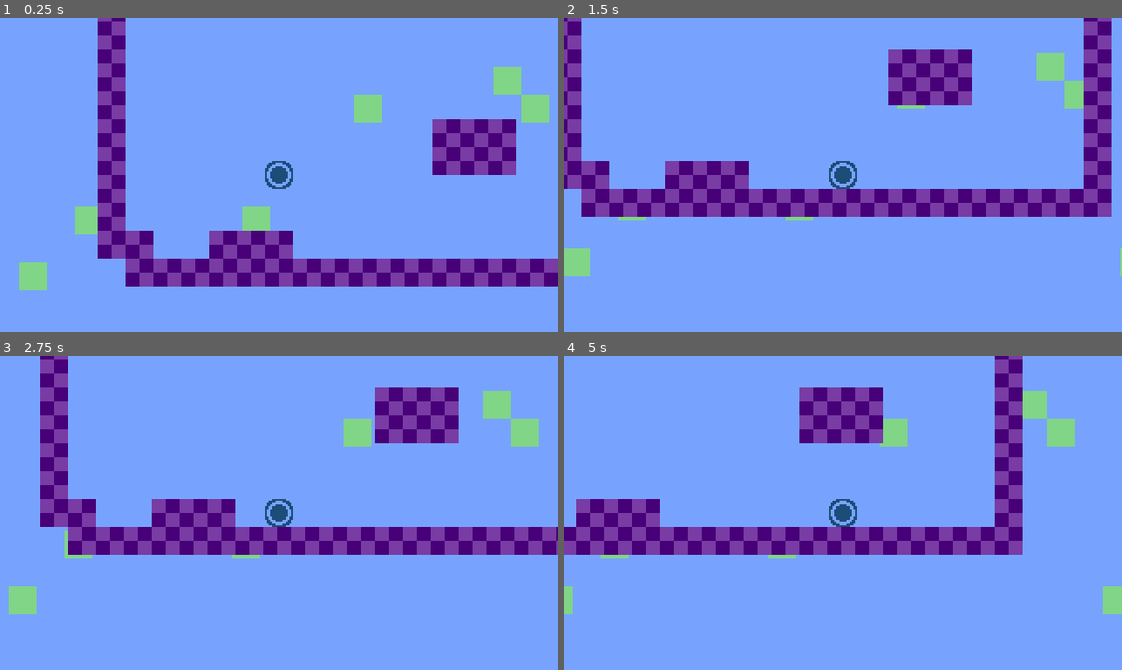
Above: before the commit, frames 1-4 (two rows, left to right).
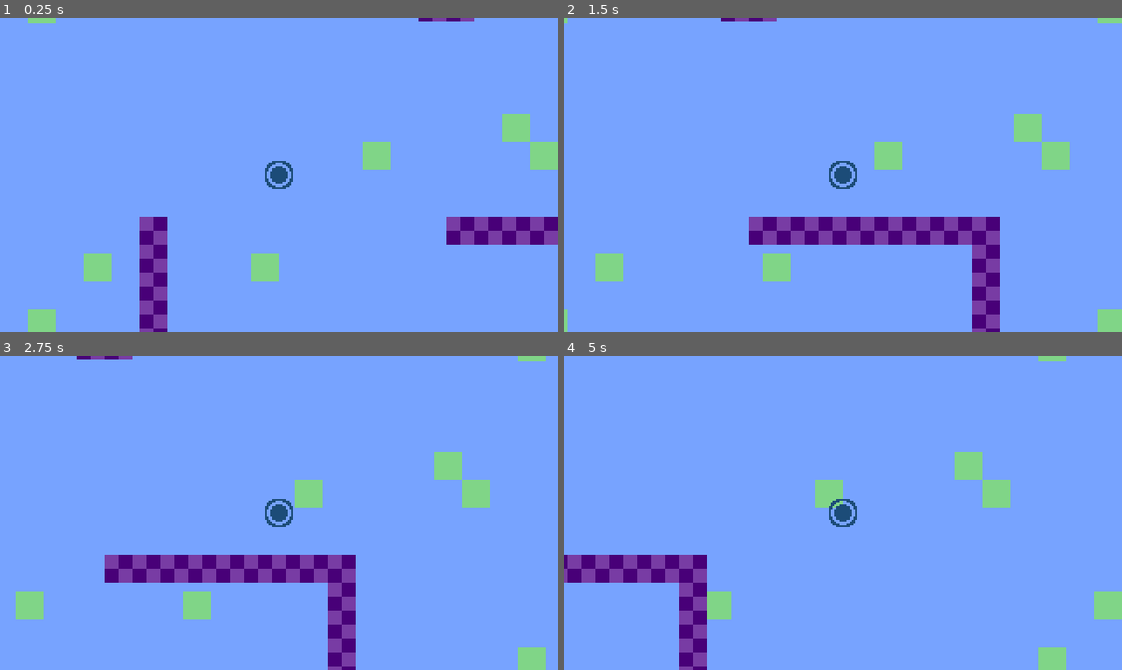
Above: after the commit, the same moments.

Repository: JesusRoberto64/club-creacion-de-vg
Game: Godot game, scene res://Escenas/Juguete_1/main.tscn
Same seed, same stepped clock (60 frames per second), same inputs: the game is played once before the commit and once after it.
Inputs:
- Up to frame 1 (0.25 s): no input
- Up to frame 2 (1.5 s): tap Enter (ui_accept) at 0.5, 0.77, 1.07 s; hold Shift (sprint) 0.53-1.28 s; hold Right (ui_right) from 0.53 s (still down); tap Space (fly) at 0.6 s; tap Shift (sprint) at 1.35 s
- Up to frame 3 (2.75 s): tap Enter (ui_accept) at 1.52, 1.55, 1.82 s; release Right (ui_right) at 2.03 s; hold Left (ui_left) from 2.03 s (still down); hold Enter (ui_accept) from 2.03 s (still down); tap Space (fly) at 2.3 s
- Up to frame 4 (5 s): release Left (ui_left) at 2.78 s; release Enter (ui_accept) at 2.78 s; hold Right (ui_right) 2.78-4.28 s; tap Space (fly) at 2.85, 4.35 s; tap Enter (ui_accept) at 3.02, 3.32, 3.77, 3.8, 4.07, 4.52, 4.82 s; tap Shift (sprint) at 3.05 s; hold Shift (sprint) 3.53-4.28 s; hold Left (ui_left) from 4.28 s (still down)

The runs differ from the first frame. In frame 1, 22% of the frame differs, in the area x 3-100%, y 0-100%; in frame 2, 27%, in the area x 0-100%, y 0-100%; in frame 3, 24%; in frame 4, 21%.

Commit message:
new system

Diff:
--- a/Escenas/Juguete_1/main.tscn
+++ b/Escenas/Juguete_1/main.tscn
@@ -6,6 +6,7 @@
 [ext_resource type="Texture2D" uid="uid://5eaheip2q6bn" path="res://Recursos/Img/general/brick.png" id="2_utdaw"]
 [ext_resource type="Texture2D" uid="uid://bf3rohvc2xssl" path="res://Recursos/Img/general/anim_map.png" id="4_58squ"]
 [ext_resource type="Texture2D" uid="uid://bk1wls07p2blm" path="res://Recursos/Img/general/SKY_180x320.png" id="5_ey4bn"]
+[ext_resource type="Script" path="res://Escenas/Juguete_1/velocityCurve.gd" id="5_xt0fv"]
 
 [sub_resource type="TileSetAtlasSource" id="TileSetAtlasSource_n8a72"]
 texture = ExtResource("1_xj2yi")
@@ -30,12 +31,20 @@
 sources/0 = SubResource("TileSetAtlasSource_n8a72")
 sources/1 = SubResource("TileSetAtlasSource_gn41f")
 
-[sub_resource type="Curve" id="Curve_px5ei"]
-_data = [Vector2(0, 0), 0.0, 0.45098, 0, 0, Vector2(1, 1), 2.45409, 0.0, 0, 0]
+[sub_resource type="Curve" id="Curve_bnnei"]
+_data = [Vector2(0, 0), 0.0, 1.0, 0, 0, Vector2(1, 1), 1.0, 0.0, 1, 0]
 point_count = 2
 
-[sub_resource type="Curve" id="Curve_m8e02"]
-_data = [Vector2(0, 1), 0.0, -1.0, 0, 1, Vector2(1, 0), -1.0, 0.0, 1, 0]
+[sub_resource type="Curve" id="Curve_6fdae"]
+_data = [Vector2(0, 1), 0.0, 0.0, 0, 0, Vector2(1, 0), 0.0, 0.0, 0, 0]
+point_count = 2
+
+[sub_resource type="Curve" id="Curve_cyomj"]
+_data = [Vector2(0.0198676, 0), 0.0, 0.456318, 0, 0, Vector2(1, 1), 1.48155, 0.0, 0, 0]
+point_count = 2
+
+[sub_resource type="Curve" id="Curve_tpsim"]
+_data = [Vector2(0, 1), 0.0, 0.0, 0, 0, Vector2(1, 0), 0.0, 0.0, 0, 0]
 point_count = 2
 
 [sub_resource type="RectangleShape2D" id="RectangleShape2D_4thnc"]
@@ -49,11 +58,23 @@
 tile_set = SubResource("TileSet_k6rgr")
 
 [node name="player" type="CharacterBody2D" parent="."]
-position = Vector2(104, 96)
+position = Vector2(80, -24)
 script = ExtResource("1_k0ywn")
-maxVel = 160.0
-start_curve = SubResource("Curve_px5ei")
-end_curve = SubResource("Curve_m8e02")
+metadata/_edit_group_ = true
+
+[node name="Walk" type="Node" parent="player"]
+script = ExtResource("5_xt0fv")
+attack_curve = SubResource("Curve_bnnei")
+releace_curve = SubResource("Curve_6fdae")
+attack_duration = 0.25
+releace_duration = 0.5
+
+[node name="Sprint" type="Node" parent="player"]
+script = ExtResource("5_xt0fv")
+attack_curve = SubResource("Curve_cyomj")
+releace_curve = SubResource("Curve_tpsim")
+attack_duration = 0.5
+releace_duration = 2.0
 
 [node name="CollisionShape2D" type="CollisionShape2D" parent="player"]
 shape = SubResource("RectangleShape2D_4thnc")
@@ -75,6 +96,8 @@
 [node name="ParallaxLayer" type="ParallaxLayer" parent="CanvasLayer/ParallaxBackground"]
 motion_scale = Vector2(0.1, 0.1)
 motion_mirroring = Vector2(320, 180)
+metadata/_edit_group_ = true
+metadata/_edit_lock_ = true
 
 [node name="Sprite2D" type="Sprite2D" parent="CanvasLayer/ParallaxBackground/ParallaxLayer"]
 texture = ExtResource("5_ey4bn")
--- a/Escenas/Juguete_1/player.gd
+++ b/Escenas/Juguete_1/player.gd
@@ -1,200 +1,37 @@
 extends CharacterBody2D
 
-enum STATE { WALK, FLY, STARTJUMP, JUMPING, FALLING }
-var state = STATE.WALK
+@onready var walk_curve = $Walk
+@onready var sprint_curve = $Sprint
+var max_vel = 100
 
-var maxJumpAir = 1
-var canFly = true
-
-var direction : Vector2 = Vector2.ZERO
-var lastDirection : Vector2 = Vector2.RIGHT
-
-#Gavity mode
-var yVelocity = 0.0 #velocidad del personaje
-var gravity = 8.2 #Gravedad normal
-var jumpGravity = 4.1 #Gravedad durante el salto
-var jumpForce = -150.0 #Fuerza inicial del salto
-var downForce = 0.0 #Fuerza adicional del salto
-
-var baseMaxVel
-@export var maxVel = 130.0
-@export_range(0, 100, 0.1) var sprint : float = 35
-
-@export var start_curve : Curve = null
-@export var end_curve : Curve = null
-
-#Attack decay sustain realeace
+var sprint = 0.0
+var max_sprint = 100
 var accel = 0.0
-var curveValue = 0.0
-
-#Sprite controller
-@onready var spr = $Sprite2D
-var totalAnimSprites = 4
-var animDelay = 1.0
-var animTimer = 0.0
-
-#Collisions specs
-var wallNormal = 0.0
-var cielNormal = 0.0
-
-func _ready() -> void:
-	baseMaxVel = maxVel
-
-# Called every frame. 'delta' is the elapsed time since the previous frame.
-func _process(delta: float) -> void:
-	if direction.length() <= 0.0 or (state != STATE.FALLING and state != STATE.FLY and direction.x == 0):
-		curveValue -= delta
-		curveValue = clamp(curveValue, end_curve.min_value, end_curve.max_value)
-
-		# Invertir el valor para la curva end
-		var inverted_value = end_curve.max_value - (curveValue - end_curve.min_value)
-
-		accel = end_curve.sample(inverted_value)
-	else:
-		curveValue += delta
-		curveValue = clamp(curveValue, start_curve.min_value, start_curve.max_value)
-		accel = start_curve.sample(curveValue)
-		lastDirection = direction
-	anim_sprites(delta)
+var direction = 1
 
 func _physics_process(delta: float) -> void:
-	direction = Vector2.ZERO
-	if Input.is_action_pressed("ui_right"):
-		direction.x = 1
-		spr.scale.x = 1
-	if Input.is_action_pressed("ui_left"):
-		direction.x = -1
-		spr.scale.x = -1
+	var dir = int(Input.is_action_pressed("ui_right")) - int(Input.is_action_pressed("ui_left"))
+
+	if dir != 0:
+		accel = walk_curve.get_attack(delta)
+
+		if direction != dir:
+			walk_curve.reset_curve()
+			sprint_curve.reset_curve()
+
+		direction = dir
+	else:
+		accel = walk_curve.get_releace(delta)
 
 
-	#este es el sitema que se mueve en eje y
-	if state == STATE.FLY:
-		if Input.is_action_pressed("ui_down"):
-			direction.y = 1
-		if Input.is_action_pressed("ui_up"):
-			direction.y = -1
-
-		if Input.is_action_just_pressed("ui_down") and Input.is_action_pressed("ui_accept"):
-			direction.y = 1
-			yVelocity = 0.0
-			state = STATE.FALLING
-			show_sprite_state()
-	else:
-		direction.y = 1 #Gravity direction
-		if Input.is_action_pressed("jump") and state == STATE.STARTJUMP:
-			state = STATE.JUMPING
-		if Input.is_action_just_released("jump") and state == STATE.JUMPING:
-			state = STATE.FALLING
-		if Input.is_action_just_pressed("jump") and state == STATE.WALK and state != STATE.FALLING:
-			state = STATE.STARTJUMP
-		elif Input.is_action_just_pressed("fly") and (state == STATE.JUMPING or state == STATE.FALLING) and canFly:
-			canFly = false
-			state = STATE.FLY
-			show_sprite_state()
 
 	if Input.is_action_pressed("sprint"):
-		maxVel = baseMaxVel * (1 + sprint * 0.01)
+		sprint = sprint_curve.get_attack(delta) * max_sprint
 	else:
-		maxVel = baseMaxVel
+		sprint = sprint_curve.get_releace(delta) * max_sprint
 
-	if state == STATE.FLY:
-		if (is_on_floor() and direction.y > 0) or (is_on_ceiling() and direction.y < 0):
-			lastDirection.y = 0
-		if (direction.x > 0 and get_wall_adjusment() < 0) or (direction.x < 0 and get_wall_adjusment() > 0):
-			lastDirection.x = 0
-		velocity = lastDirection.normalized() * (accel*maxVel) * delta
-		move_and_slide()
-		move_and_collide(velocity)
-	else:
-		#La lógica de caida
-		if state == STATE.STARTJUMP:
-			yVelocity = jumpForce - jump_impulse()
-		elif state == STATE.JUMPING:
-			yVelocity += jumpGravity
-		else:
-			yVelocity += gravity
-			yVelocity = clamp(yVelocity, 0.0, 1200)
-
-		#No sprint falling or jumping
-		if state != STATE.WALK:
-			maxVel = baseMaxVel
-
-		#Tomar el normal de la pared para no quedarse pegado en ella.
-		if wallNormal != 0.0 and direction.x != 0.0:
-			lastDirection.x = 0.0
-
-		#No pegarse al techo
-		if cielNormal == 1:
-			lastDirection.y = 0.0
-			pass
-
-		velocity.x = lastDirection.x * (accel*maxVel) * delta
-		velocity.y = lastDirection.y * yVelocity * delta
-
-		var move = move_and_collide(velocity)
-
-		if get_normal_coll(move).y == -1: #in the floor
-			canFly = true
-			state = STATE.WALK
-			yVelocity = 0.0
-			show_sprite_state()
-		else:
-			if state == STATE.JUMPING or state == STATE.STARTJUMP:
-				if velocity.y > 0:
-					state = STATE.FALLING
-			else:
-				state = STATE.FALLING
-
-		#Get normal wall
-		wallNormal = get_normal_coll(move).x
-		cielNormal = get_normal_coll(move).y
-
-
-func get_normal_coll(collision_move: KinematicCollision2D) -> Vector2:
-	if collision_move != null:
-		return collision_move.get_normal()
-	return Vector2.ZERO
-
-func get_wall_adjusment()-> float:
-	return get_wall_normal().x if is_on_wall() else 0.0
-
-func jump_impulse()-> float:
-	return maxVel*0.2 if maxVel > baseMaxVel else 0.0
-
-func show_sprite_state():
-	match state:
-		STATE.WALK:
-			spr.frame_coords.y = 0
-		STATE.FLY:
-			spr.frame_coords.y = 1
-		STATE.JUMPING:
-			pass
-		STATE.FALLING:
-			spr.frame_coords.y = 0
-		STATE.STARTJUMP:
-			pass
-
-func get_state()-> String:
-	match state:
-		STATE.WALK:
-			return "Walk"
-		STATE.FLY:
-			return "Fly"
-		STATE.JUMPING:
-			return "Jumping"
-		STATE.FALLING:
-			return "Falling"
-		STATE.STARTJUMP:
-			return "Jump"
-		_:
-			return "State"
-
-
-func anim_sprites(delta)-> void:
-	animTimer += delta
-	if animTimer >= animDelay:
-		animTimer = 0.0
-		var cur_frame = spr.frame_coords.x
-		spr.frame_coords.x = (cur_frame + 1) % totalAnimSprites
-
-	pass
+	print(dir)
+	var move = Vector2(direction*((max_vel*accel) + sprint)*delta, 0.0)
+	move_and_collide(move)
+	#sprint
+	#reset curve
--- /dev/null
+++ b/Escenas/Juguete_1/velocityCurve.gd
@@ -0,0 +1,35 @@
+extends Node
+class_name VelosityCurve
+
+@export var attack_curve : Curve = null
+@export var releace_curve : Curve = null
+
+var curve_value = 0.0
+# Duración del ataque en segundos (puede ajustarse)
+@export var attack_duration = 1.0
+@export var releace_duration = 1.0
+
+#Give time to return the sampler value, x axis = time y axis = value to return
+#Darle tiempo para regresar el valor sample de la curva donde eje x = tiempo y eje y = valor a regresar
+func get_attack(delta)-> float:
+	if attack_duration > 0.0:
+		curve_value += delta / attack_duration
+	else:
+		curve_value = 1.0
+
+	curve_value = min(curve_value, 1.0)
+	return attack_curve.sample(curve_value)
+
+func get_releace(delta)-> float:
+	if attack_duration > 0.0:
+		curve_value -= delta / releace_duration
+	else:
+		curve_value = 1.0
+
+	curve_value = max(curve_value, 0.0)
+	# A 1.0 le restas el curve_value para invertir la curva y poder graficarla a la inversa en el inspector
+	var inverted_curve = 1.0 - curve_value
+	return releace_curve.sample(inverted_curve)
+
+func reset_curve():
+	curve_value = 0.0
--- a/Escenas/Practica_1/player.gd
+++ b/Escenas/Practica_1/player.gd
@@ -41,28 +41,28 @@
 	#position = position.clamp(Vector2.ZERO, screen_size)
 
 #NIVEL 2
-#func _process(delta: float) -> void:
-	#direction = Vector2.ZERO # The player's movement vector.
-	#if Input.is_action_pressed("ui_right"):
-		#direction.x += 1
-	#if Input.is_action_pressed("ui_left"):
-		#direction.x -= 1
-	#if Input.is_action_pressed("ui_down"):
-		#direction.y += 1
-	#if Input.is_action_pressed("ui_up"):
-		#direction.y -= 1
-	##print(direction)
-	#if direction.length() <= 0.0:
-		#curveValue -= delta
-		#curveValue = clamp(curveValue, end_curve.min_value, end_curve.max_value)
-		## Invertir el valor para la curva end
-		#var inverted_value = end_curve.max_value - (curveValue - end_curve.min_value)
-		#accel = end_curve.sample(inverted_value)
-	#else:
-		#curveValue += delta
-		#curveValue = clamp(curveValue, start_curve.min_value, start_curve.max_value)
-		#accel = start_curve.sample(curveValue)
-		#lastDirection = direction
-	#
-	#position += lastDirection * (accel*maxAccel) * delta
-	#position = position.clamp(Vector2.ZERO, screen_size)
+func _process(delta: float) -> void:
+	direction = Vector2.ZERO # The player's movement vector.
+	if Input.is_action_pressed("ui_right"):
+		direction.x += 1
+	if Input.is_action_pressed("ui_left"):
+		direction.x -= 1
+	if Input.is_action_pressed("ui_down"):
+		direction.y += 1
+	if Input.is_action_pressed("ui_up"):
+		direction.y -= 1
+	#print(direction)
+	if direction.length() <= 0.0:
+		curveValue -= delta
+		curveValue = clamp(curveValue, end_curve.min_value, end_curve.max_value)
+		# Invertir el valor para la curva end
+		var inverted_value = end_curve.max_value - (curveValue - end_curve.min_value)
+		accel = end_curve.sample(inverted_value)
+	else:
+		curveValue += delta
+		curveValue = clamp(curveValue, start_curve.min_value, start_curve.max_value)
+		accel = start_curve.sample(curveValue)
+		lastDirection = direction
+
+	position += lastDirection * (accel*maxAccel) * delta
+	position = position.clamp(Vector2.ZERO, screen_size)
--- a/project.godot
+++ b/project.godot
@@ -31,6 +31,7 @@
 , Object(InputEventJoypadButton,"resource_local_to_scene":false,"resource_name":"","device":0,"button_index":13,"pressure":0.0,"pressed":false,"script":null)
 , Object(InputEventJoypadMotion,"resource_local_to_scene":false,"resource_name":"","device":0,"axis":0,"axis_value":-1.0,"script":null)
 , Object(InputEventKey,"resource_local_to_scene":false,"resource_name":"","device":-1,"window_id":0,"alt_pressed":false …(182 unchanged characters)…
+, Object(InputEventMouseButton,"resource_local_to_scene":false,"resource_name":"","device":-1,"window_id":0,"alt_pressed":false,"shift_pressed":false,"ctrl_pressed":false,"meta_pressed":false,"button_mask":0,"position":Vector2(0, 0),"global_position":Vector2(0, 0),"factor":1.0,"button_index":1,"canceled":false,"pressed":false,"double_click":false,"script":null)
 ]
 }
 ui_right={
@@ -39,6 +40,7 @@
 , Object(InputEventJoypadButton,"resource_local_to_scene":false,"resource_name":"","device":0,"button_index":14,"pressure":0.0,"pressed":false,"script":null)
 , Object(InputEventJoypadMotion,"resource_local_to_scene":false,"resource_name":"","device":0,"axis":0,"axis_value":1.0,"script":null)
 , Object(InputEventKey,"resource_local_to_scene":false,"resource_name":"","device":-1,"window_id":0,"alt_pressed":false …(183 unchanged characters)…
+, Object(InputEventMouseButton,"resource_local_to_scene":false,"resource_name":"","device":-1,"window_id":0,"alt_pressed":false,"shift_pressed":false,"ctrl_pressed":false,"meta_pressed":false,"button_mask":0,"position":Vector2(0, 0),"global_position":Vector2(0, 0),"factor":1.0,"button_index":2,"canceled":false,"pressed":false,"double_click":false,"script":null)
 ]
 }
 ui_up={
@@ -76,6 +78,7 @@
 sprint={
 "deadzone": 0.5,
 "events": [Object(InputEventKey,"resource_local_to_scene":false,"resource_name":"","device":-1,"window_id":0,"alt_press …(195 unchanged characters)…
+, Object(InputEventKey,"resource_local_to_scene":false,"resource_name":"","device":-1,"window_id":0,"alt_pressed":false,"shift_pressed":false,"ctrl_pressed":false,"meta_pressed":false,"pressed":false,"keycode":0,"physical_keycode":88,"key_label":0,"unicode":120,"location":0,"echo":false,"script":null)
 ]
 }
 jump={
Not shown: 1 places in Escenas/Juguete_1/main.tscn that only renumber resources
